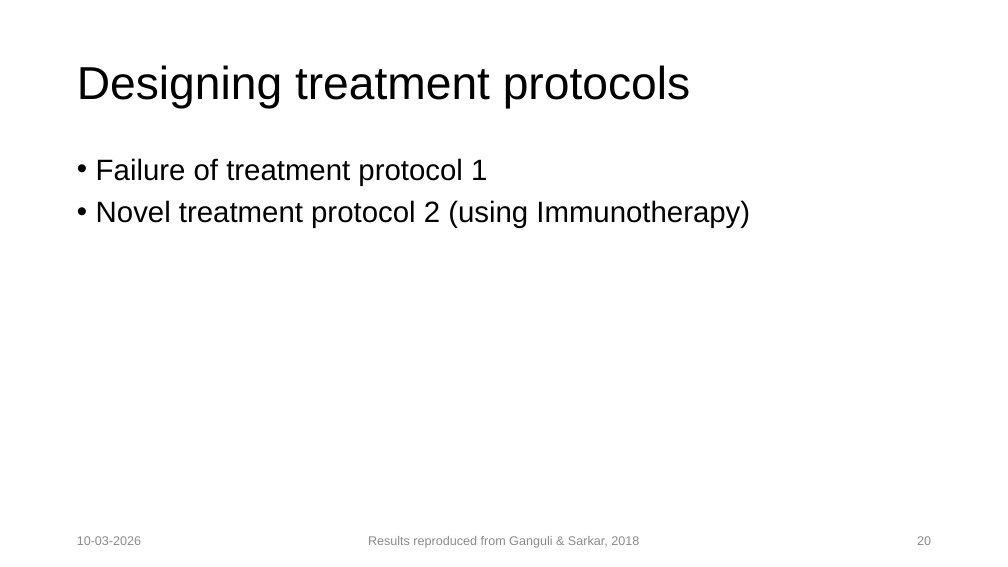
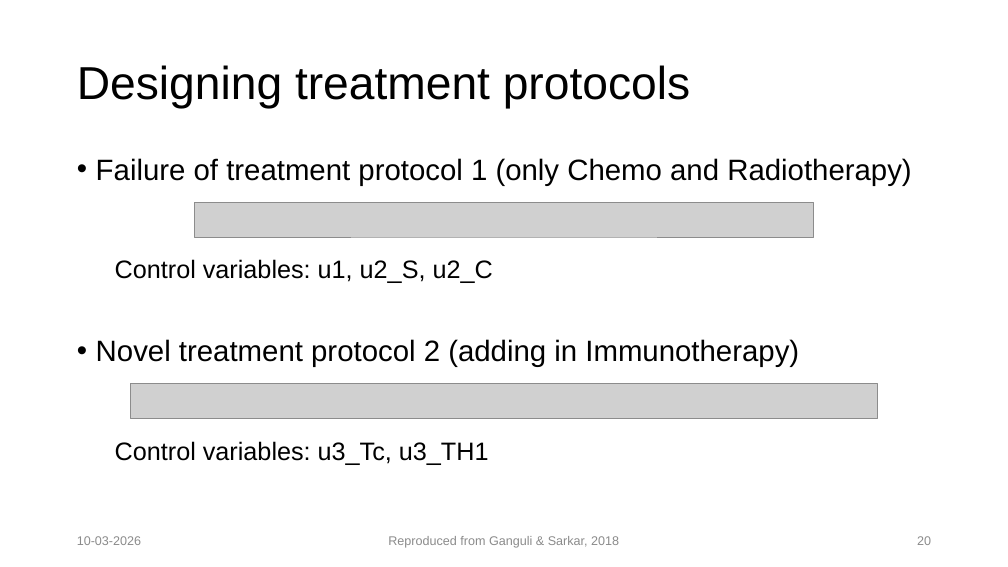
Before and after one commit to lokesh-venkatesh/TIME_Dynamics, a slide deck: slide 20 of resources/Lab Presentation 10th March.pptx. Drawn at 1008x567 pixels with LibreOffice and Linux fonts; fonts in the diff are those of the drawing; grey boxes stand for pictures. Boxes give left, top, right and bottom in pixels: in the first picture for what was removed or moved away, otherwise in the second. Text is boxed around its words. In the diff, an @@ line names an element or a change of style, - is before the commit and + after.

```diff
--- a/resources/Lab Presentation 10th March.pptx
+++ b/resources/Lab Presentation 10th March.pptx
@@ text at (96, 158, 911, 465): text changed @@
-• Failure of treatment protocol 1
-• Novel treatment protocol 2 (using Immunotherapy)
+• Failure of treatment protocol 1 (only Chemo and Radiotherapy)
+  Control variables: u1, u2_S, u2_C
+• Novel treatment protocol 2 (adding in Immunotherapy)
+  Control variables: u3_Tc, u3_TH1
@@ picture added at (194, 202, 814, 237) @@
@@ picture added at (130, 383, 878, 418) @@
@@ text at (388, 536, 619, 548): text changed @@
-Results reproduced from Ganguli & Sarkar, 2018
+Reproduced from Ganguli & Sarkar, 2018
```
Also in this commit, not shown: 3 other slides changed, 1 slide added, 15 other files.
